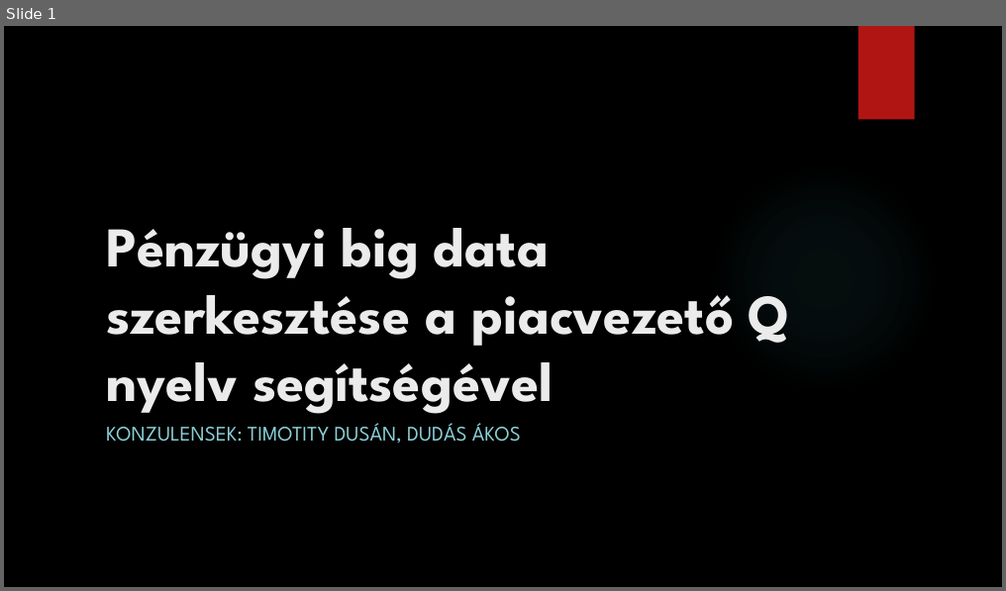
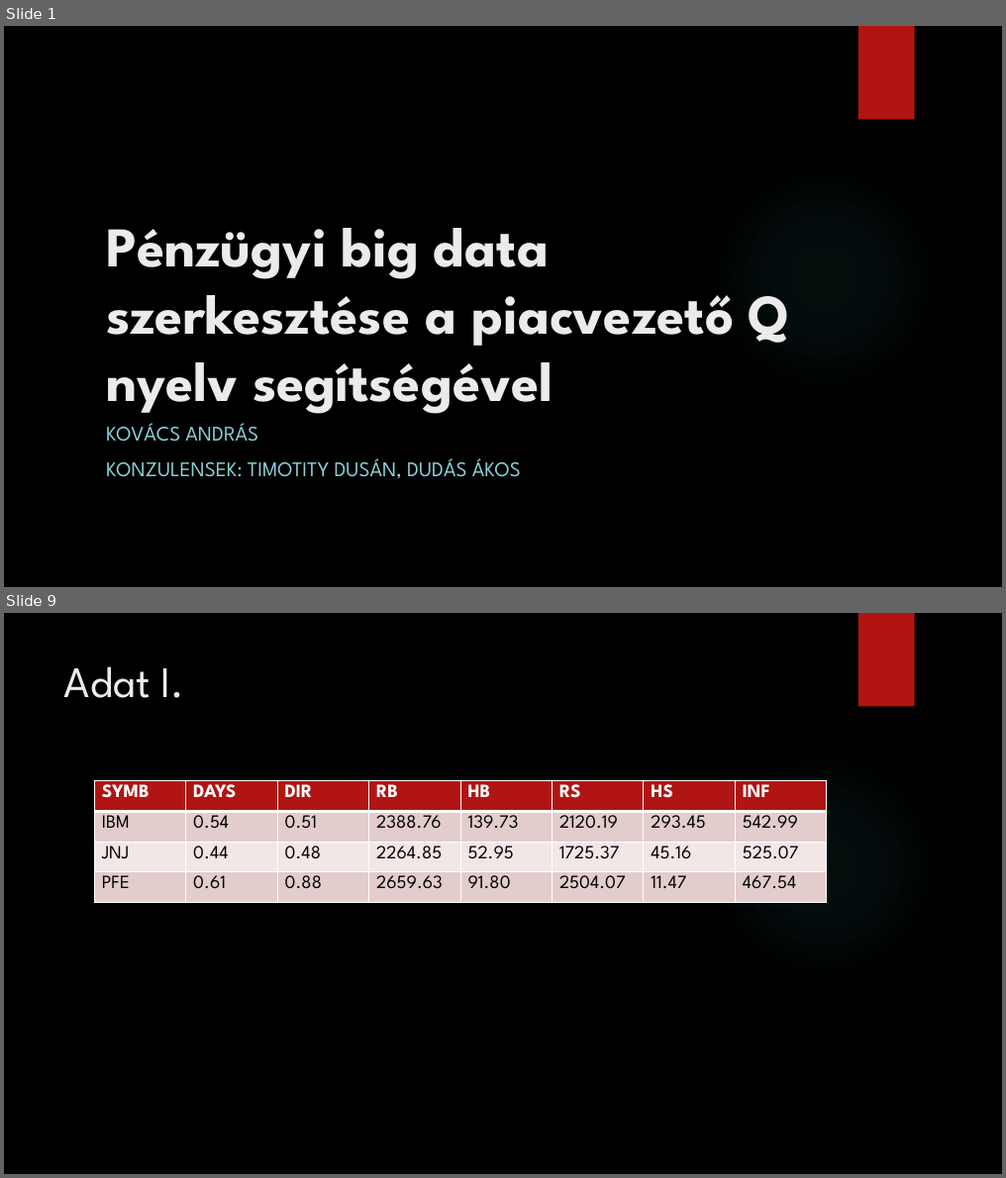
Before and after one commit to kovand11/Msc-Onlab2, a slide deck: Presentation/Pénzügyi big data szerkesztése.pptx. Shown one above the other, each under a label of ours: slide 1 before the commit, slides 1 and 9 after it; the slides between them are not shown. The pictures are 1006x591 and 1006x1178 pixels, drawn with LibreOffice and Linux fonts; fonts in the diff are those of the drawing; background and template pictures are left out. Boxes give left, top, right and bottom in pixels: in the first picture for what was removed or moved away, otherwise in the second. Text is boxed around its words. In the diff, an @@ line names an element or a change of style, - is before the commit and + after.

```diff
--- a/Presentation/Pénzügyi big data szerkesztése.pptx
+++ b/Presentation/Pénzügyi big data szerkesztése.pptx
@@ slide 9 added at [4, 613, 1002, 1174], background picture (left out); not listed: 2 template elements that a slide beside it also shows @@
@@ title added at [64, 666, 185, 698], 42 pt, text #EBEBEB @@
+Adat I.
@@ table added at [94, 780, 826, 902], 4 rows, 8 columns @@
+SYMB | DAYS | DIR | RB | HB | RS | HS | INF
+IBM | 0.54 | 0.51 | 2388.76 | 139.73 | 2120.19 | 293.45 | 542.99
+JNJ | 0.44 | 0.48 | 2264.85 | 52.95 | 1725.37 | 45.16 | 525.07
+PFE | 0.61 | 0.88 | 2659.63 | 91.80 | 2504.07 | 11.47 | 467.54
@@ slide 1 changed as well @@
@@ subtitle at [106, 423, 258, 442]: paragraph added @@
+KOVÁCS ANDRÁS
```
Also in this commit, not shown: 9 other slides added, 1 slide removed, 10 other files.
